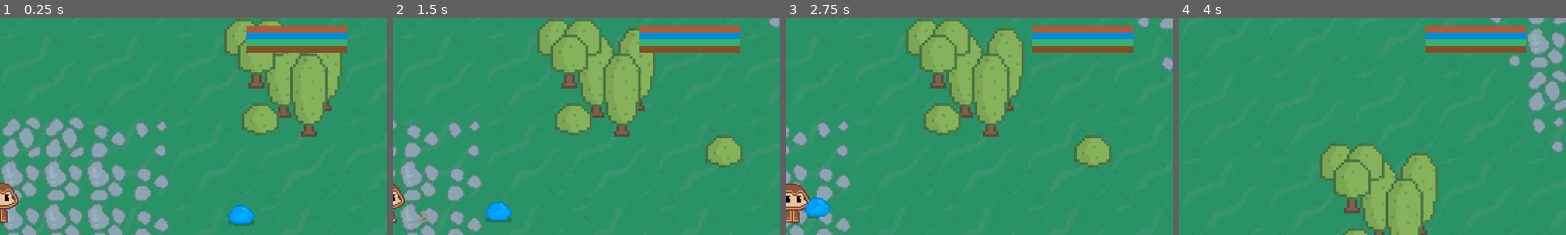
Above: before the commit, frames 1-4 (left to right).
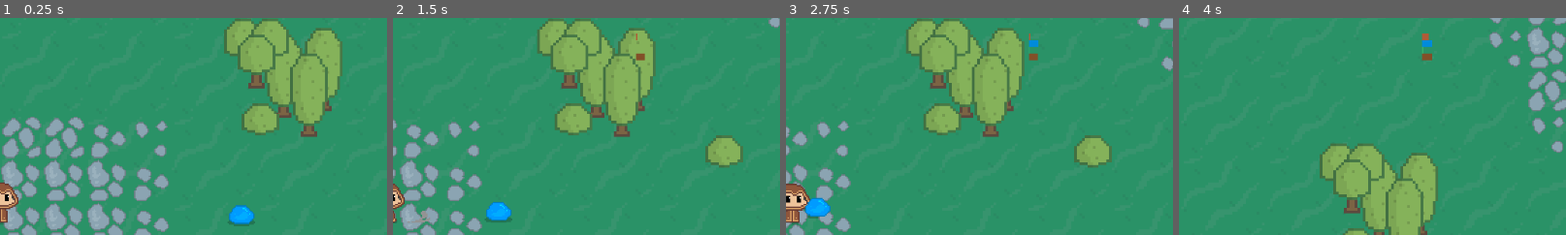
Above: after the commit, the same moments.

Repository: twixt7-sys/project_JAIA
Game: Godot game, scene res://Scenes/Game/game.tscn
Two runs of this game, one before a commit and one after it. Both use one fixed random seed, a clock stepped at 60 frames per second and the inputs below.
Inputs:
- Up to frame 1 (0.25 s): no input
- Up to frame 2 (1.5 s): hold Right (move_right) 0.53-1.28 s; hold R (earth magic, bound only after the commit) 0.53-1.28 s; tap Q (flame magic, bound only after the commit) at 0.8, 1.35 s; hold C (backstep) from 1.28 s (still down)
- Up to frame 3 (2.75 s): tap W (water magic, bound only after the commit) at 1.55 s; release C (backstep) at 2.03 s; hold Right (move_right) from 2.03 s (still down); hold W (water magic, bound only after the commit) from 2.03 s (still down); tap E (wind magic, bound only after the commit) at 2.3 s
- Up to frame 4 (4 s): release Right (move_right) at 2.78 s; release W (water magic, bound only after the commit) at 2.78 s; hold Up (move_up) 2.78-3.53 s; tap E (wind magic, bound only after the commit) at 2.85 s; tap R (earth magic, bound only after the commit) at 3.05 s; hold Left (move_left) from 3.53 s (still down); hold Q (flame magic, bound only after the commit) from 3.53 s (still down); tap X (roll) at 3.6 s
The pictures show only the part of the screen within x 50-100%, y 8-57%; the shares and areas given below are measured in that part.

The runs differ from the first frame. In frame 1, 3.3% of the frame differs, in the area x 63-90%, y 3-17%; in frame 2, 3.4%; in frame 3, 3.4%; in frame 4, 3.4%, in the area x 62-90%, y 3-20%.
Error before the commit: Invalid access to property or key 'magic_component' on a base object of type 'Nil'. (res://Scripts/magic_bars.gd:5)

Commit message:
added new player sprite sheet

Diff:
--- a/jaia_v4/Scenes/Entities/player.tscn
+++ b/jaia_v4/Scenes/Entities/player.tscn
@@ -965,7 +965,7 @@
 [node name="Player" type="Sprite2D" parent="Animation"]
 texture = ExtResource("2_6t5aa")
 hframes = 9
-vframes = 5
+vframes = 7
 
 [node name="PlayerAP" type="AnimationPlayer" parent="Animation"]
 root_node = NodePath("../..")
--- a/jaia_v4/Scenes/Game/game.tscn
+++ b/jaia_v4/Scenes/Game/game.tscn
@@ -271,11 +271,12 @@
 
 [node name="GI" parent="CanvasLayer/SubViewportContainer/SubViewport" instance=ExtResource("7_oejk7")]
 
-[node name="Magic Bars" parent="CanvasLayer/SubViewportContainer/SubViewport" instance=ExtResource("16_2vowc")]
-offset_left = -59.0
-offset_top = 61.0
-offset_right = -59.0
-offset_bottom = 61.0
+[node name="Magic Bars" parent="CanvasLayer/SubViewportContainer/SubViewport" node_paths=PackedStringArray("player") instance=ExtResource("16_2vowc")]
+offset_left = -64.0
+offset_top = 72.0
+offset_right = -64.0
+offset_bottom = 72.0
+player = NodePath("../../../../Entities/Player")
 
 [connection signal="attack_area_entered" from="Entities/Player" to="." method="_on_player_attack_area_entered"]
 [connection signal="body_attacked" from="Entities/Blue Slime" to="." method="_on_blue_slime_body_attacked"]
--- a/jaia_v4/Scenes/Game/magic_bars.tscn
+++ b/jaia_v4/Scenes/Game/magic_bars.tscn
@@ -54,5 +54,7 @@
 grow_horizontal = 0
 color = Color(0.51, 0.31059, 0.1581, 1)
 
-[node name="Player" parent="." instance=ExtResource("2_y2p3h")]
+[node name="Node2D" type="Node2D" parent="."]
+
+[node name="Player" parent="Node2D" instance=ExtResource("2_y2p3h")]
 visible = false
--- a/jaia_v4/Scripts/magic_bars.gd
+++ b/jaia_v4/Scripts/magic_bars.gd
@@ -1,8 +1,6 @@
 extends Control
 
 @export var player: Player
-
-var mc: MagicComponent = player.magic_component
 
 @onready var flame_bar: ColorRect = $"flame bar"
 @onready var water_bar: ColorRect = $"water bar"
@@ -11,12 +9,13 @@
 
 const BAR_MAX_SIZE_X := 150
 
-# Called when the node enters the scene tree for the first time.
+var mc: MagicComponent
+
 func _ready() -> void:
-	pass # Replace with function body.
+	mc = player.magic_component
 
-# Called every frame. 'delta' is the elapsed time since the previous frame.
 func _process(delta: float) -> void:
+	if mc == null: return
 	flame_bar.size.x = (mc.flame_var / mc.max_magic) * BAR_MAX_SIZE_X
 	water_bar.size.x = (mc.water_var / mc.max_magic) * BAR_MAX_SIZE_X
 	wind_bar.size.x = (mc.wind_var / mc.max_magic) * BAR_MAX_SIZE_X
--- a/jaia_v4/Scripts/magic_component.gd
+++ b/jaia_v4/Scripts/magic_component.gd
@@ -9,10 +9,10 @@
 @export var mana_consumption := 1
 @export var max_magic := 100
 
-var flame_var := 0
-var water_var := 0
-var wind_var := 0
-var earth_var := 0
+var flame_var := 0.0
+var water_var := 0.0
+var wind_var := 0.0
+var earth_var := 0.0
 
 # Called when the node enters the scene tree for the first time.
 func _ready() -> void:
@@ -24,19 +24,23 @@
 	pass
 
 # Increment Mana
-func regenerate(inc: int) -> void:
+func regenerate(inc: float) -> void:
 	mc.mana = min(mc.mana + inc, mc.MAX_MANA)
 
-func flame_increment(inc: int) -> void:
+func flame_increment(inc: float) -> void:
+	print(flame_var)
 	flame_var = min(flame_var + inc, max_magic)
 
-func water_increment(inc: int) -> void:
+func water_increment(inc: float) -> void:
+	print(water_var)
 	water_var = min(water_var + inc, max_magic)
 
-func wind_increment(inc: int) -> void:
+func wind_increment(inc: float) -> void:
+	print(wind_var)
 	wind_var = min(wind_var + inc, max_magic)
 
-func earth_increment(inc: int) -> void:
+func earth_increment(inc: float) -> void:
+	print(earth_var)
 	earth_var = min(earth_var + inc, max_magic)
 
 func reset() -> void:
--- a/jaia_v4/Scripts/player.gd
+++ b/jaia_v4/Scripts/player.gd
@@ -11,7 +11,6 @@
 @onready var action_component: Action = $"Components/Action Component"
 @onready var health_component: HealthComponent = $"Components/Health Component"
 @onready var mana_component: ManaComponent = $"Components/Mana Component"
-
 
 @onready var animation_tree: AnimationTree = $Animation/PlayerAnim
 @onready var animation_player: AnimationPlayer = $Animation/PlayerAP
@@ -29,6 +28,12 @@
 	attack(Input.is_action_just_pressed("slash"))
 	backstep(Input.is_action_just_pressed("backstep"))
 	roll(Input.is_action_just_pressed("roll"))
+	flame(Input.is_action_pressed("flame magic"))
+	water(Input.is_action_pressed("water magic"))
+	wind(Input.is_action_pressed("wind magic"))
+	earth(Input.is_action_pressed("earth magic"))
+	if Input.is_action_just_pressed("magic reset"): magic_component.reset()
+
 
 func move(delta: float, run: bool) -> void:
 	action_component.action("move", 0.00001, true, func():
@@ -68,6 +73,18 @@
 		movement_component.can_flip = true
 	action_component.action("backstep", 0.5, true, on_start, on_end)
 
+func flame(cond: bool) -> void:
+	if cond: magic_component.flame_increment(0.2)
+
+func water(cond: bool) -> void:
+	if cond: magic_component.water_increment(0.2)
+
+func wind(cond: bool) -> void:
+	if cond: magic_component.wind_increment(0.2)
+
+func earth(cond: bool) -> void:
+	if cond: magic_component.earth_increment(0.2)
+
 func update_animation_parameters():
 	var is_attacking = Input.is_action_just_pressed("slash")
 	var is_rolling = Input.is_action_just_pressed("roll")
--- a/jaia_v4/project.godot
+++ b/jaia_v4/project.godot
@@ -77,6 +77,31 @@
 "events": [Object(InputEventKey,"resource_local_to_scene":false,"resource_name":"","device":-1,"window_id":0,"alt_press …(191 unchanged characters)…
 ]
 }
+"flame magic"={
+"deadzone": 0.2,
+"events": [Object(InputEventKey,"resource_local_to_scene":false,"resource_name":"","device":-1,"window_id":0,"alt_pressed":false,"shift_pressed":false,"ctrl_pressed":false,"meta_pressed":false,"pressed":false,"keycode":0,"physical_keycode":81,"key_label":0,"unicode":113,"location":0,"echo":false,"script":null)
+]
+}
+"water magic"={
+"deadzone": 0.2,
+"events": [Object(InputEventKey,"resource_local_to_scene":false,"resource_name":"","device":-1,"window_id":0,"alt_pressed":false,"shift_pressed":false,"ctrl_pressed":false,"meta_pressed":false,"pressed":false,"keycode":0,"physical_keycode":87,"key_label":0,"unicode":119,"location":0,"echo":false,"script":null)
+]
+}
+"wind magic"={
+"deadzone": 0.2,
+"events": [Object(InputEventKey,"resource_local_to_scene":false,"resource_name":"","device":-1,"window_id":0,"alt_pressed":false,"shift_pressed":false,"ctrl_pressed":false,"meta_pressed":false,"pressed":false,"keycode":0,"physical_keycode":69,"key_label":0,"unicode":101,"location":0,"echo":false,"script":null)
+]
+}
+"earth magic"={
+"deadzone": 0.2,
+"events": [Object(InputEventKey,"resource_local_to_scene":false,"resource_name":"","device":-1,"window_id":0,"alt_pressed":false,"shift_pressed":false,"ctrl_pressed":false,"meta_pressed":false,"pressed":false,"keycode":0,"physical_keycode":82,"key_label":0,"unicode":114,"location":0,"echo":false,"script":null)
+]
+}
+"magic reset"={
+"deadzone": 0.2,
+"events": [Object(InputEventKey,"resource_local_to_scene":false,"resource_name":"","device":-1,"window_id":0,"alt_pressed":false,"shift_pressed":false,"ctrl_pressed":false,"meta_pressed":false,"pressed":false,"keycode":0,"physical_keycode":84,"key_label":0,"unicode":116,"location":0,"echo":false,"script":null)
+]
+}
 
 [rendering]
 
Binary file changed: jaia_v4/Assets/Entities/player.png
Not shown, changed: Assets/Entities/player.png
